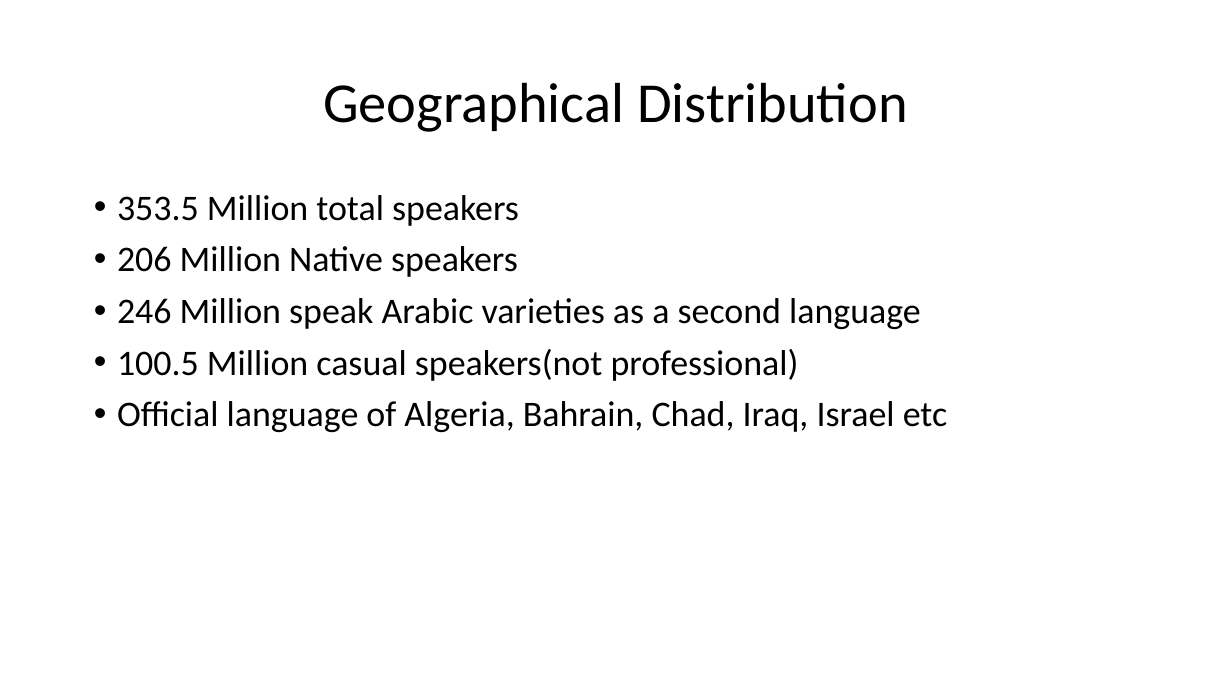
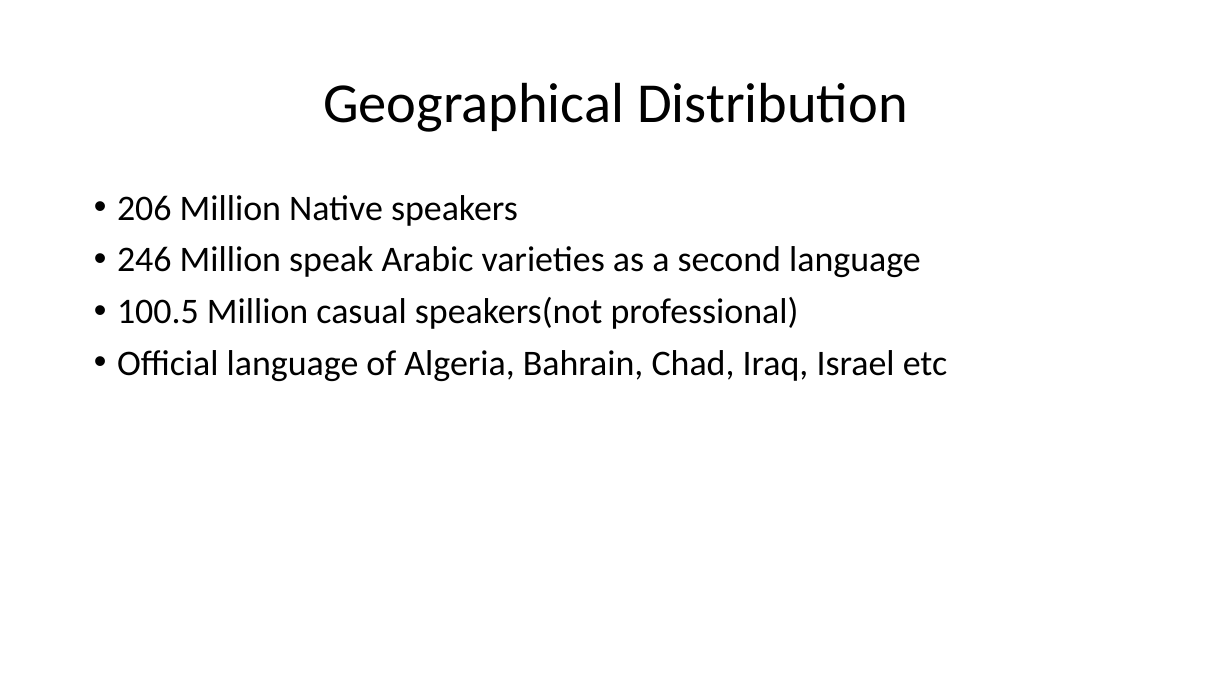
Before and after one commit to sindhuula/sem3, a slide deck: slide 4 of MT/Lang in 10/Language in 10 Minutes.pptx. Drawn at 1232x693 pixels with LibreOffice and Linux fonts; fonts in the diff are those of the drawing; background and template pictures are left out. Boxes give left, top, right and bottom in pixels: in the first picture for what was removed or moved away, otherwise in the second. Text is boxed around its words. In the diff, an @@ line names an element or a change of style, - is before the commit and + after.

```diff
--- a/MT/Lang in 10/Language in 10 Minutes.pptx
+++ b/MT/Lang in 10/Language in 10 Minutes.pptx
@@ text at (x1=117, y1=195, x2=519, y2=226): paragraph removed @@
-• 353.5 Million total speakers
```
Also in this commit, not shown: 3 other slides changed.
